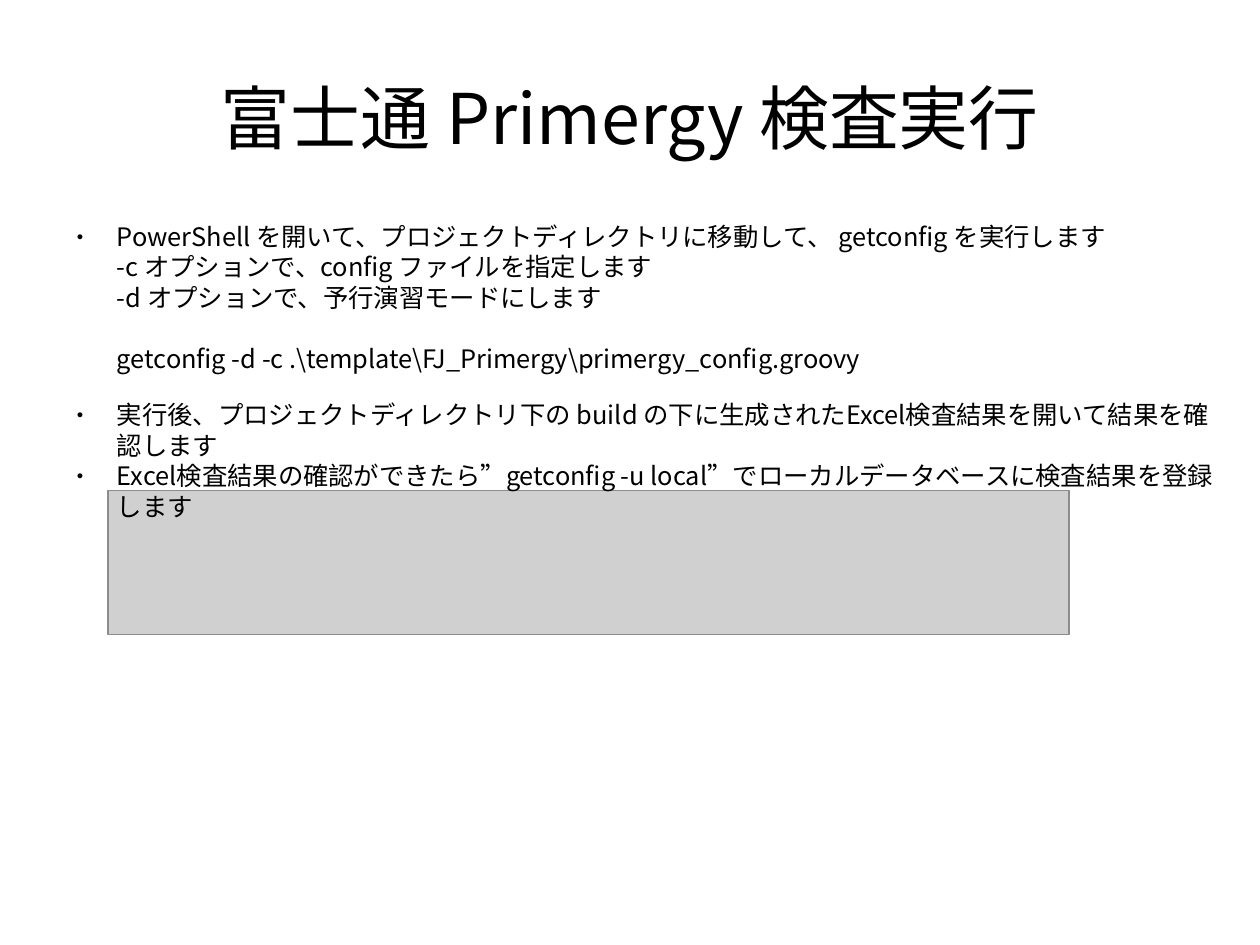
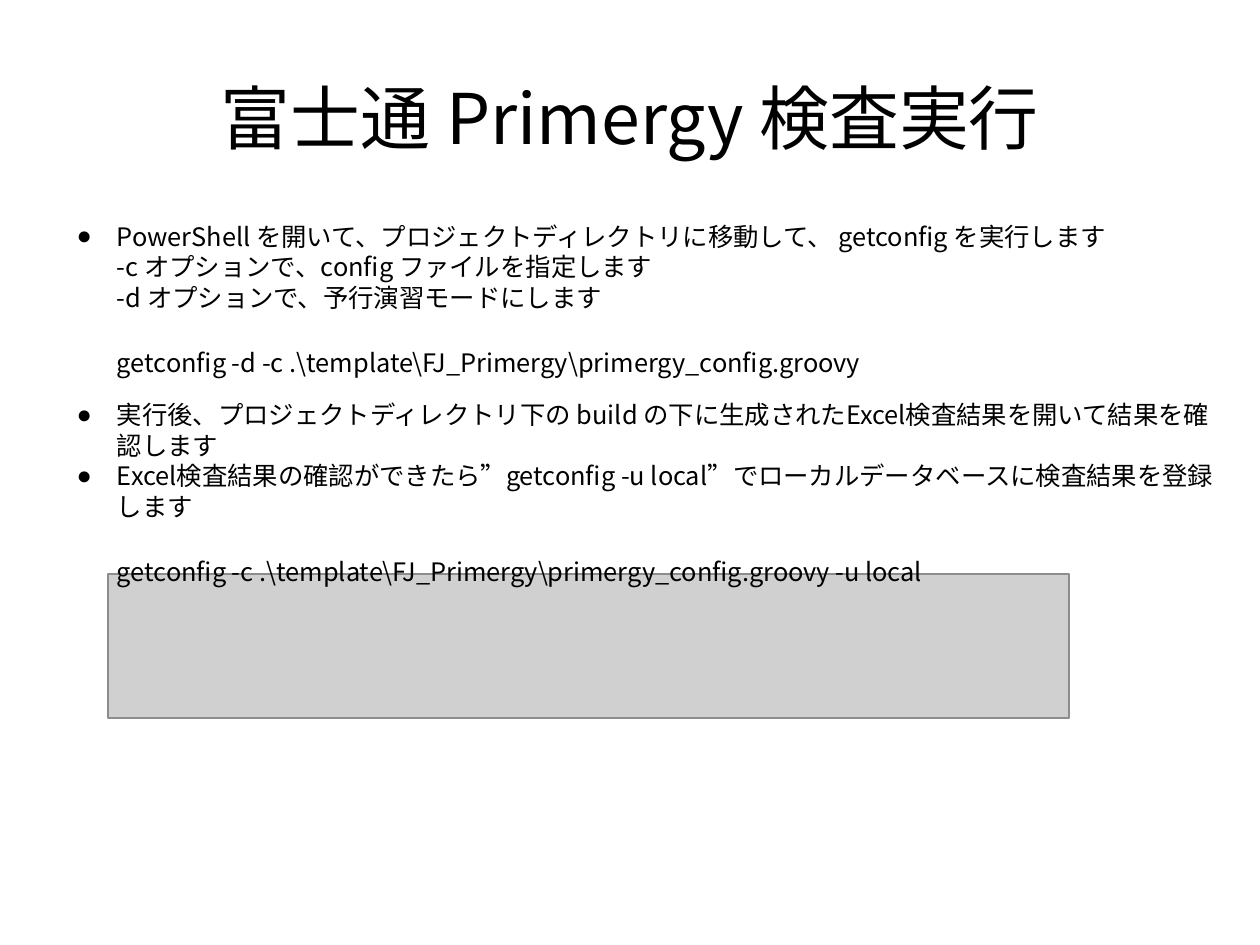
Before and after one commit to frsw3nr/gradle-server-acceptance, a slide deck: slide 57 of docs/jp/tutorial_test_pc.pptx (slide 47 before the commit). Drawn at 1260x945 pixels with LibreOffice and Linux fonts; fonts in the diff are those of the drawing; grey boxes stand for pictures. Boxes give left, top, right and bottom in pixels: in the first picture for what was removed or moved away, otherwise in the second. Text is boxed around its words. In the diff, an @@ line names an element or a change of style, - is before the commit and + after.

```diff
--- a/docs/jp/tutorial_test_pc.pptx
+++ b/docs/jp/tutorial_test_pc.pptx
@@ text "PowerShell を開いて、プロジェクトディレクトリに移動して、 getconfig を実行します -c ..." rewrapped from [117, 224, 1106, 375] to [117, 224, 1106, 379] @@
@@ text at [117, 463, 1213, 588]: text changed @@
-● Excel検査結果の確認ができたら”getconfig -u local”でローカルデータベースに検査結果を登録します
+● Excel検査結果の確認ができたら”getconfig -u local”でローカルデータベースに検査結果を登録します
+  getconfig -c .\template\FJ_Primergy\primergy_config.groovy -u local
@@ picture: place and size @@
-picture at [107, 491, 1069, 635]
+picture at [109, 574, 1070, 718]
```
Also in this commit, not shown: 45 other slides changed, 10 slides added, 27 other files.
